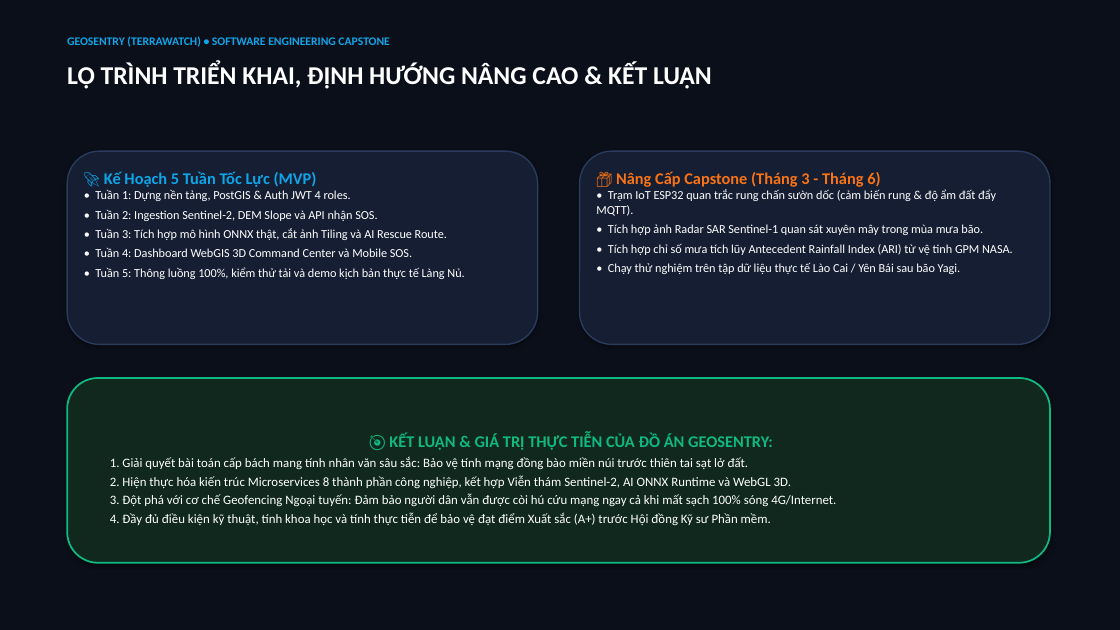
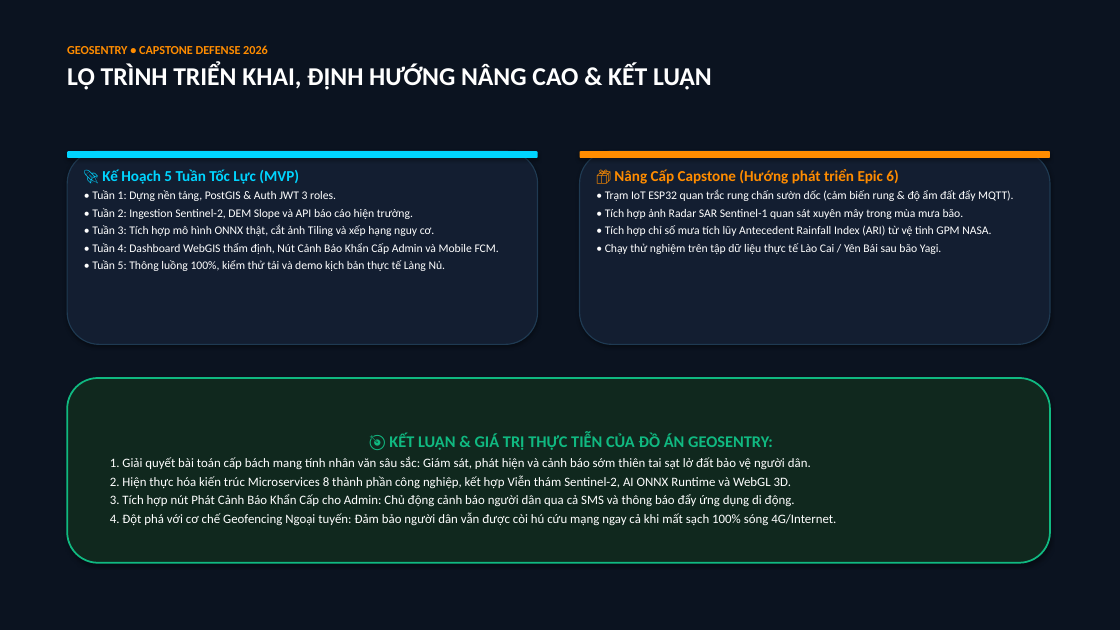
Before and after one commit to Duan0603/TerraWatch, a slide deck: slide 10 of docs/GeoSentry_Capstone_Presentation.pptx. Drawn at 1120x630 pixels with LibreOffice and Linux fonts; fonts in the diff are those of the drawing. Boxes give left, top, right and bottom in pixels: in the first picture for what was removed or moved away, otherwise in the second. Text is boxed around its words. In the diff, an @@ line names an element or a change of style, - is before the commit and + after.

Commit message:
docs: standardize scope to landslide early warning and add admin emergency alert broadcast

```diff
--- a/docs/GeoSentry_Capstone_Presentation.pptx
+++ b/docs/GeoSentry_Capstone_Presentation.pptx
@@ rectangle at [0,0,1120,630]: fill #0B0F19 to #0B1320 @@
@@ text at [67,45,268,54]: paragraph added @@
+GEOSENTRY • CAPSTONE DEFENSE 2026
@@ text "GEOSENTRY • CAPSTONE DEFENSE 2026": place and size @@
-text "GEOSENTRY • CAPSTONE DEFENSE 2026" at [67,63,712,89]
+text "GEOSENTRY • CAPSTONE DEFENSE 2026" at [67,45,712,90]
@@ text removed at [67,36,389,47] @@
-GEOSENTRY (TERRAWATCH) • SOFTWARE ENGINEERING CAPSTONE
@@ rounded rectangle: place and size @@
-rounded rectangle at [67,151,538,344]
+rounded rectangle at [67,151,538,158]
@@ rounded rectangle at [67,151,538,158]: fill #151E32 to #00D4FF; outline #2A3B5C 1.2 pt to none @@
@@ rounded rectangle added at [67,151,538,344], fill #131E31, outline #1F3A52 1 pt @@
@@ text at [92,169,446,271]: size 14 to 13 pt, text colour #0EA5E9 to #00D4FF in "🚀 Kế Hoạch 5 Tuần Tốc Lực ..."; size 10.5 to 10 pt in "• Tuần 5: Thông luồng 100%, kiểm ..."; less space between paragraphs @@
@@ rounded rectangle at [580,151,1050,344]: fill #151E32 to #131E31; outline #2A3B5C 1.2 pt to #1F3A52 1 pt @@
@@ rounded rectangle added at [580,151,1050,158], fill #FF8C00 @@
@@ text at [614,169,898,184]: text changed; size 14 to 13 pt; text colour #F97316 to #FF8C00 @@
-📦 Nâng Cấp Capstone (Tháng 3 - Tháng 6)
+📦 Nâng Cấp Capstone (Hướng phát triển Epic 6)
@@ text at [92,190,499,254]: text changed; size 10.5 to 10 pt @@
-• Tuần 1: Dựng nền tảng, PostGIS & Auth JWT 4 roles.
-• Tuần 2: Ingestion Sentinel-2, DEM Slope và API nhận SOS.
-• Tuần 3: Tích hợp mô hình ONNX thật, cắt ảnh Tiling và AI Rescue Route.
-• Tuần 4: Dashboard WebGIS 3D Command Center và Mobile SOS.
+• Tuần 1: Dựng nền tảng, PostGIS & Auth JWT 3 roles.
+• Tuần 2: Ingestion Sentinel-2, DEM Slope và API báo cáo hiện trường.
+• Tuần 3: Tích hợp mô hình ONNX thật, cắt ảnh Tiling và xếp hạng nguy cơ.
+• Tuần 4: Dashboard WebGIS thẩm định, Nút Cảnh Báo Khẩn Cấp Admin và Mobile FCM.
@@ text at [605,190,1013,254]: size 10.5 to 10 pt in "• Trạm IoT ESP32 quan trắc rung ...", "• Tích hợp ảnh Radar SAR Sentinel-1 ...", "• Tích hợp chỉ số mưa tích ...", "• Chạy thử nghiệm trên tập dữ ..."; less space between paragraphs @@
@@ text in rounded rectangle at [110,456,811,469]: text changed @@
-1. Giải quyết bài toán cấp bách mang tính nhân văn sâu sắc: Bảo vệ tính mạng đồng bào miền núi trước thiên tai sạt lở đất.
+1. Giải quyết bài toán cấp bách mang tính nhân văn sâu sắc: Giám sát, phát hiện và cảnh báo sớm thiên tai sạt lở đất bảo vệ người dân.
@@ text in rounded rectangle at [110,494,836,525]: text changed @@
-3. Đột phá với cơ chế Geofencing Ngoại tuyến: Đảm bảo người dân vẫn được còi hú cứu mạng ngay cả khi mất sạch 100% sóng 4G/Internet.
-4. Đầy đủ điều kiện kỹ thuật, tính khoa học và tính thực tiễn để bảo vệ đạt điểm Xuất sắc (A+) trước Hội đồng Kỹ sư Phần mềm.
+3. Tích hợp nút Phát Cảnh Báo Khẩn Cấp cho Admin: Chủ động cảnh báo người dân qua cả SMS và thông báo đẩy ứng dụng di động.
+4. Đột phá với cơ chế Geofencing Ngoại tuyến: Đảm bảo người dân vẫn được còi hú cứu mạng ngay cả khi mất sạch 100% sóng 4G/Internet.
```
Also in this commit, not shown: 9 other slides changed, 16 other files.
